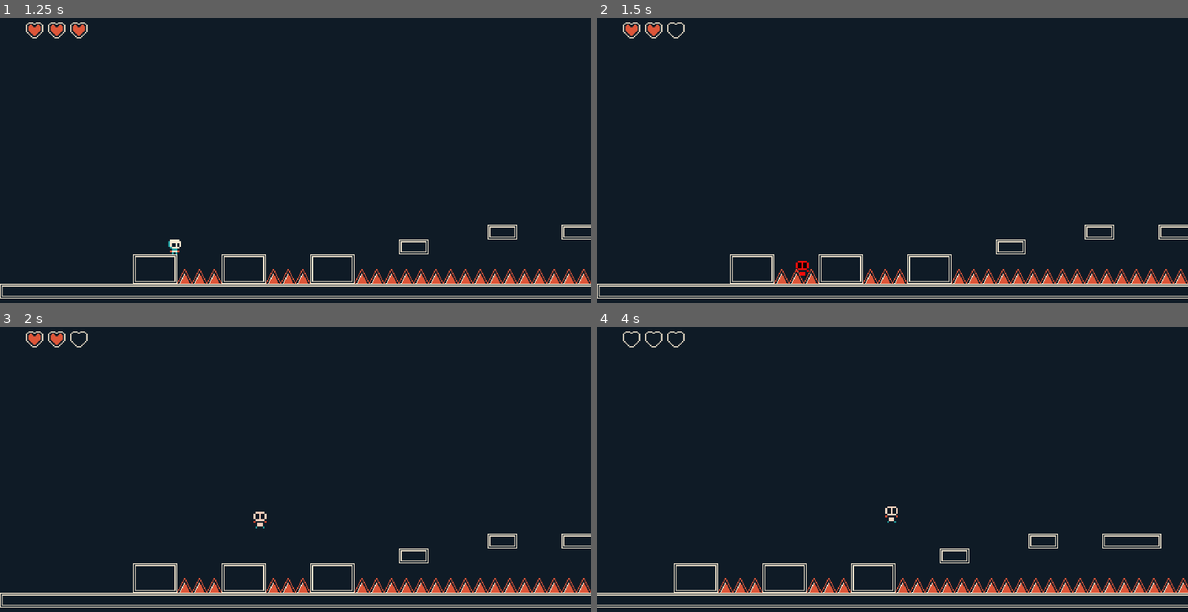
Above: before the commit, frames 1-4 (two rows, left to right).
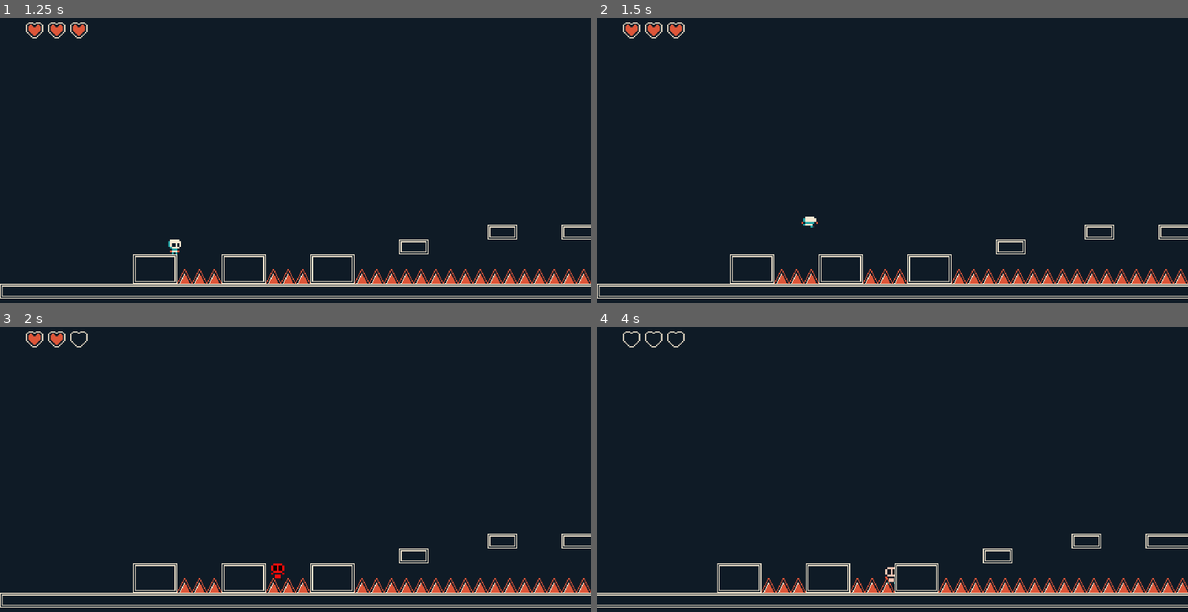
Above: after the commit, the same moments.

Repository: Vicenthresh/2d-platformer
Game: Godot game, scene res://levels/level.tscn
The game is run twice, just before and just after one commit, with the same random seed, the same clock (stepped at 60 frames per second) and the same inputs.
Inputs:
- Up to frame 1 (1.25 s): tap Enter (ui_accept) at 0.5 s; hold Right (ui_right) from 0.53 s (still down); tap W (jump) at 0.6, 0.77, 1.07 s
- Up to frame 2 (1.5 s): keep holding Right (ui_right); tap W (jump) at 1.35 s
- Up to frame 3 (2 s): keep holding Right (ui_right); tap W (jump) at 1.52, 1.82 s
- Up to frame 4 (4 s): release Right (ui_right) at 2.03 s; hold Left (ui_left) 2.03-2.78 s; tap W (jump) at 2.1, 2.85, 3.02, 3.32, 3.6, 3.77 s; hold Right (ui_right) from 2.78 s (still down)

Frame 1 is identical in both runs. In frame 2, 0.2% of the frame differs, in the area x 12-38%, y 2-91%; in frame 3, 0.2%; in frame 4, 3.5%, in the area x 13-100%, y 62-94%.

Commit message:
added sfx

Diff:
--- a/Player/player.gd
+++ b/Player/player.gd
@@ -24,6 +24,9 @@
 @onready var animSprite = $AnimatedSprite2D
 @onready var label = $Label
 @onready var collision = $CollisionShape2D
+# Sounds
+@onready var jump_sound = $JumpSound
+@onready var damage_sound = $DamageSound
 
 func _ready():
 	#Engine.time_scale = 0.5
@@ -35,7 +38,7 @@
 
 func _physics_process(delta):
 	var max_speed
-	# Add the gravity.
+	# Add the gravity
 	if not is_on_floor():
 		if velocity.y > 0:
 			velocity.y += gravity*1.5 * delta
@@ -48,11 +51,12 @@
 		max_speed = max_running_speed
 
 	# Handle Jump.
-	if (Input.is_action_just_pressed("jump")) and jumps_left > 0 and is_on_floor():
+	if (Input.is_action_just_pressed("jump")) and jumps_left > 0:
 #		if abs(velocity.x) == max_running_speed:
 #			velocity.y = JUMP_VELOCITY - (abs(velocity.x) * 0.2)
 #			max_air_speed = 200
 #		else:
+		jump_sound.play()
 		velocity.y = JUMP_VELOCITY
 		jumps_left -= 1
 
@@ -72,7 +76,6 @@
 
 	if state == 'normal':
 		get_animation(velocity)
-#	label.text = 'vida: ' + str(current_hp)
 	label.text = str(velocity)
 
 	for idx in range(get_slide_collision_count()):
@@ -107,6 +110,7 @@
 		animSprite.play('idle')
 
 func take_damage(damage, knockback_vector:Vector2 = Vector2.ZERO, timer: float = 0.6):
+	damage_sound.play()
 	current_hp -= damage
 	hp_changed.emit(current_hp)
 	if(knockback_vector != Vector2.ZERO):
--- a/Player/player.tscn
+++ b/Player/player.tscn
@@ -1,7 +1,9 @@
-[gd_scene load_steps=14 format=3 uid="uid://b28qtdgpgwah2"]
+[gd_scene load_steps=16 format=3 uid="uid://b28qtdgpgwah2"]
 
 [ext_resource type="Script" path="res://Player/player.gd" id="1_ihejy"]
 [ext_resource type="Texture2D" uid="uid://c2el2t3a48x03" path="res://assets/player2-Sheet.png" id="2_8sp6c"]
+[ext_resource type="AudioStream" uid="uid://ci7v1myhwxlb4" path="res://assets/sounds/Bleep_01.wav" id="3_j3wwl"]
+[ext_resource type="AudioStream" uid="uid://cfuwoee4wbnvy" path="res://assets/sounds/Bleep_04.wav" id="3_jrfsn"]
 
 [sub_resource type="CapsuleShape2D" id="CapsuleShape2D_cqank"]
 radius = 1.5
@@ -116,3 +118,13 @@
 position = Vector2(0, -2)
 sprite_frames = SubResource("SpriteFrames_qi3pj")
 animation = &"jump"
+
+[node name="JumpSound" type="AudioStreamPlayer2D" parent="."]
+stream = ExtResource("3_jrfsn")
+pitch_scale = 0.3
+bus = &"SFX"
+
+[node name="DamageSound" type="AudioStreamPlayer2D" parent="."]
+stream = ExtResource("3_j3wwl")
+pitch_scale = 0.5
+bus = &"SFX"
--- /dev/null
+++ b/default_bus_layout.tres
@@ -0,0 +1,15 @@
+[gd_resource type="AudioBusLayout" format=3 uid="uid://dpyhlk84nkqvt"]
+
+[resource]
+bus/1/name = &"Music"
+bus/1/solo = false
+bus/1/mute = false
+bus/1/bypass_fx = false
+bus/1/volume_db = 0.0
+bus/1/send = &"Master"
+bus/2/name = &"SFX"
+bus/2/solo = false
+bus/2/mute = false
+bus/2/bypass_fx = false
+bus/2/volume_db = -15.795
+bus/2/send = &"Master"
--- a/project.godot
+++ b/project.godot
@@ -12,7 +12,7 @@
 
 config/name="Test"
 run/main_scene="res://levels/level.tscn"
-config/features=PackedStringArray("4.0", "GL Compatibility")
+config/features=PackedStringArray("4.2", "GL Compatibility")
 config/icon="res://icon.svg"
 
 [autoload]
Not shown, added: assets/sounds/Bleep_01.wav.import
Not shown, added: assets/sounds/Bleep_04.wav.import
Not shown, added: export_presets.cfg
Not shown, added: assets/sounds/Bleep_01.wav
Not shown, added: assets/sounds/Bleep_04.wav
